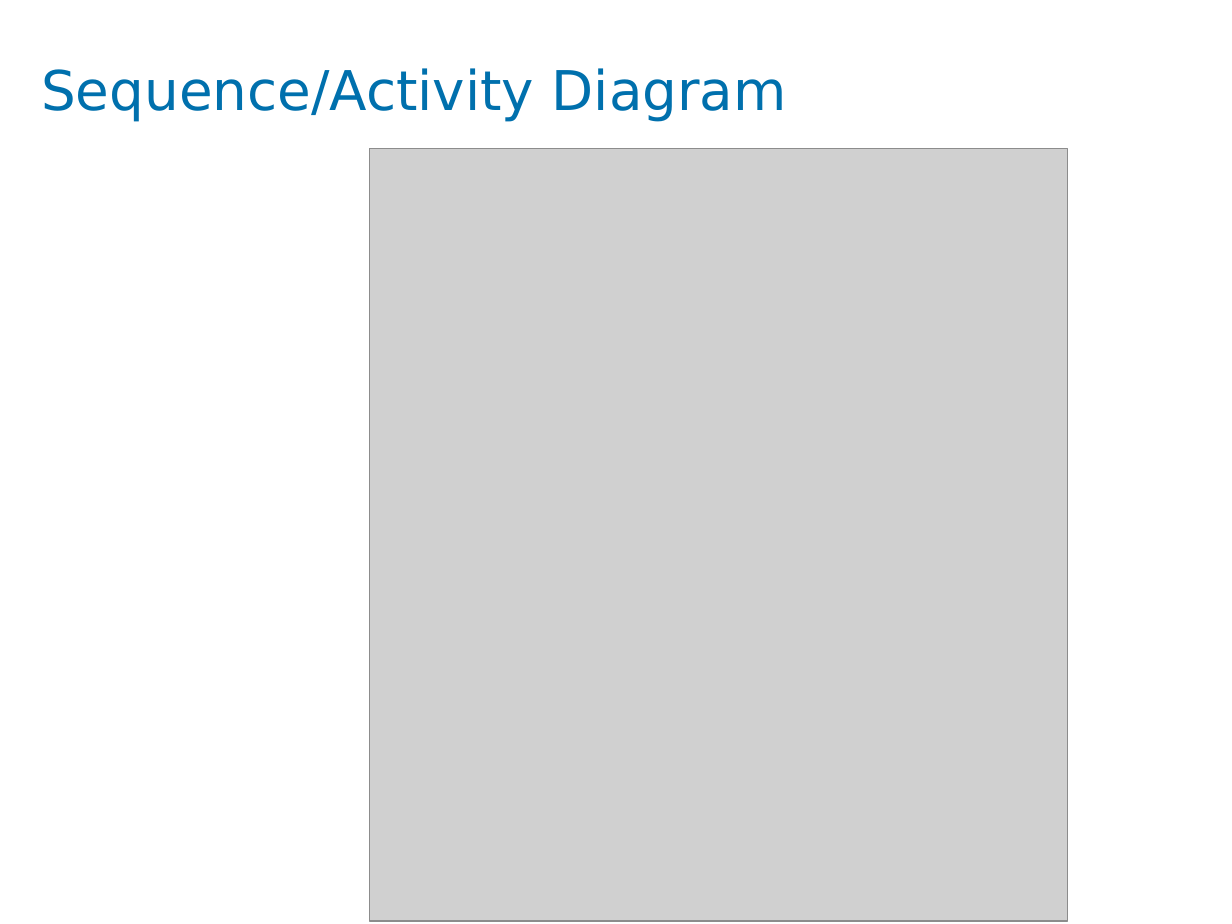
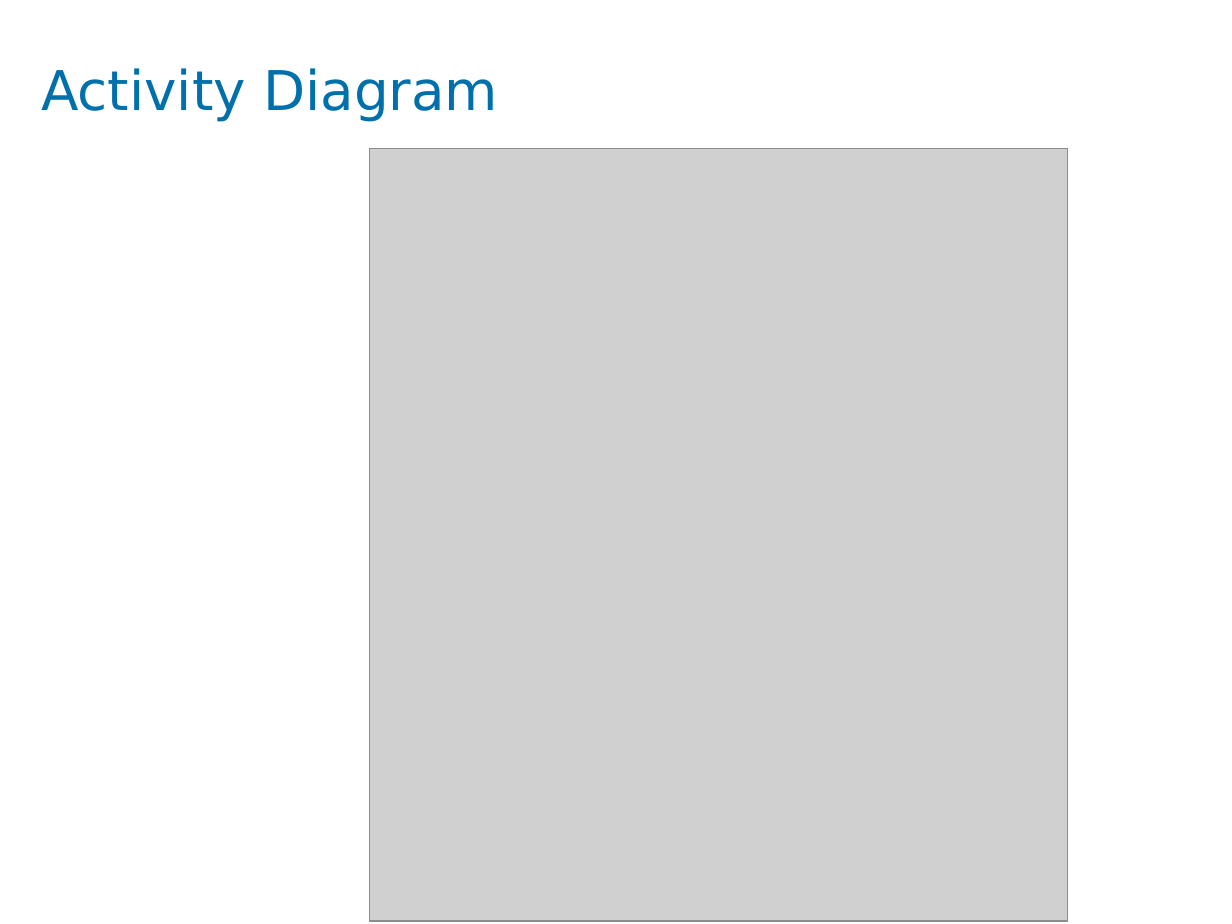
Before and after one commit to sarthakdubey56/PolicyEndorsement, a slide deck: slide 7 of MiniProject.pptx. Drawn at 1232x924 pixels with LibreOffice and Linux fonts; fonts in the diff are those of the drawing; grey boxes stand for pictures; background and template pictures are left out. Boxes give left, top, right and bottom in pixels: in the first picture for what was removed or moved away, otherwise in the second. Text is boxed around its words. In the diff, an @@ line names an element or a change of style, - is before the commit and + after.

```diff
--- a/MiniProject.pptx
+++ b/MiniProject.pptx
@@ title at (41,68,498,122): text changed @@
-Sequence/Activity Diagram
+Activity Diagram
```
Also in this commit, not shown: 2 other slides changed, 5 slides added, 3 slides removed.
